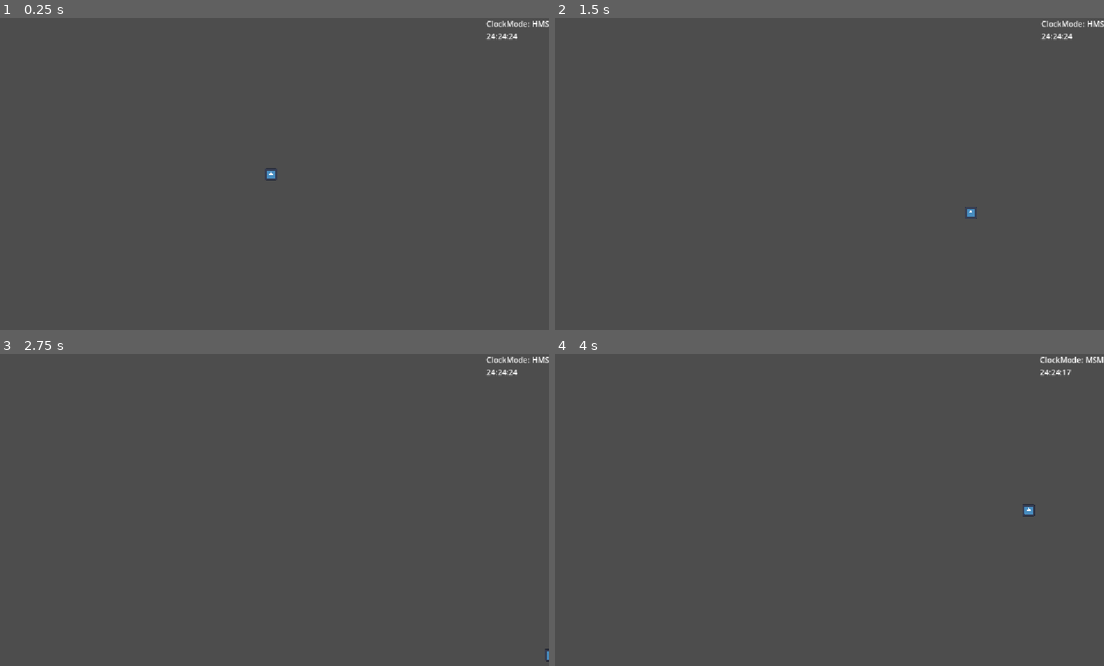
Above: before the commit, frames 1-4 (two rows, left to right).
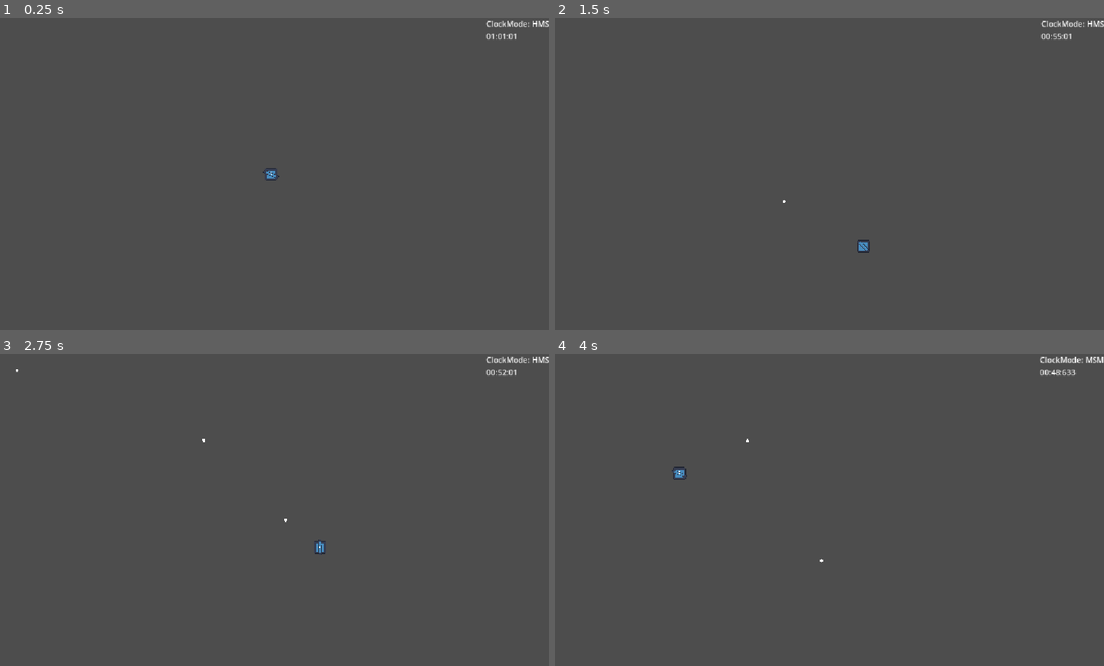
Above: after the commit, the same moments.

Repository: ThatRell/GMTKGameJam2026
Game: Godot game, scene res://main_rooms/test_room.tscn
The game is run twice, just before and just after one commit, with the same random seed, the same clock (stepped at 60 frames per second) and the same inputs. The engine's default icon, where the game draws it, is replaced by a stand-in: a white triangle on a blue panel in a dark square.
Inputs (mouse positions are in pixels of both pictures, inside the frame that each line leads up to):
- Up to frame 1 (0.25 s): no input
- Up to frame 2 (1.5 s): tap Enter at 0.5 s; move the mouse to (950, 158) at 0.52 s; press the mouse at (950, 158) at 0.53 s; hold D (right) 0.53-1.28 s; right-click (950, 158) at 0.8 s; move the mouse to (714, 189) at 1.27 s; release the mouse at (714, 189) at 1.28 s; hold S (down) from 1.28 s (still down); right-click (714, 189) at 1.35 s
- Up to frame 3 (2.75 s): click (159, 525) at 1.55 s; move the mouse to (323, 441) at 2.02 s; release S (down) at 2.03 s; press the mouse at (323, 441) at 2.03 s; hold D (right) from 2.03 s (still down); right-click (323, 441) at 2.3 s
- Up to frame 4 (4 s): move the mouse to (796, 572) at 2.77 s; release D (right) at 2.78 s; release the mouse at (796, 572) at 2.78 s; hold W (up) 2.78-3.53 s; tap C (test) at 2.85 s; click (796, 572) at 3.05 s; move the mouse to (994, 556) at 3.52 s; hold A (left) from 3.53 s (still down); tap V (test2) at 3.6 s; right-click (994, 556) at 3.8 s

The runs differ from the first frame. In frame 1, less than 0.1% of the frame differs, in the area x 47-95%, y 4-52%; in frame 2, 0.2%; in frame 3, 0.1%; in frame 4, 0.2%, in the area x 21-95%, y 4-67%.

Commit message:
first part of day 1, lots of goodies

Diff:
--- /dev/null
+++ b/autoloads/scene_loader.gd
@@ -0,0 +1,25 @@
+extends Node
+
+signal load_finished
+
+const MAIN_SCENES: Dictionary[String, StringName] = {
+	"MainMenu": "uid://pxed7d8fqi64",
+	"TestRoom": "uid://d2f6ud5xxium0",
+}
+
+var loading_screen: PackedScene = preload("uid://77ubabpor8gs")
+
+
+func load_scene(scene_name: String) -> void:
+	var scene_uid: String = MAIN_SCENES.get(scene_name)
+	assert(scene_uid)
+
+	var new_load_screen: CanvasLayer = loading_screen.instantiate()
+	add_child(new_load_screen)
+	load_finished.connect(new_load_screen._on_load_finished)
+
+	await new_load_screen.loading_screen_ready
+
+	var scene: PackedScene = load(scene_uid)
+	get_tree().change_scene_to_packed(scene)
+	load_finished.emit()
--- a/autoloads/signal_bus.gd
+++ b/autoloads/signal_bus.gd
@@ -4,3 +4,7 @@
 
 # Scene Navigation
 signal on_trigger_player_spawn
+
+# Bullet Handling
+signal on_player_bullet_shot
+signal on_enemy_bullet_shot
--- a/autoloads/time_manager.gd
+++ b/autoloads/time_manager.gd
@@ -2,14 +2,34 @@
 
 signal updated
 
-var a: int = 24
-var b: int = 24
-var c: int = 24
+var a: int = 1
+var b: int = 1
+var c: int = 1
 
 var clock_mode := Utility.ClockMode.HMS
 var is_paused: bool = true
 
 var _accumulator: float = 0.0
+
+
+func set_clock(slot_a: int, slot_b: int, slot_c: int) -> void:
+	a = slot_a
+	b = slot_b
+	c = slot_c
+	clamp_clock()
+
+	_accumulator = 0.0
+	updated.emit()
+
+
+func clamp_clock() -> void:
+	a = max(a, 0)
+	b = clampi(b, 0, 59)
+
+	if clock_mode == Utility.ClockMode.HMS:
+		c = clampi(c, 0, 59)
+	else:
+		c = clampi(c, 0, 999)
 
 
 func toggle_clock_mode() -> void:
@@ -36,41 +56,98 @@
 		Utility.ClockMode.HMS:
 			while _accumulator >= 1.0:
 				_accumulator -= 1.0
-				_decrement_time()
-				updated.emit()
+				subtract_from_slot(Utility.TimeSlot.C, 1)
 
 		Utility.ClockMode.MSM:
 			while _accumulator >= 0.001:
 				_accumulator -= 0.001
-				_decrement_time()
-				updated.emit()
+				subtract_from_slot(Utility.TimeSlot.C, 1)
+
+	if a == 0 and b == 0 and c == 0:
+		on_clock_finish()
 
 
-func _decrement_time() -> void:
-	if a == 0 and b == 0 and c == 0:
-		on_clock_finish()
+# decreasing time for a slot
+func subtract_from_slot(slot: int, amount: int) -> void:
+	if amount < 0:
 		return
 
-	c -= 1
+	match slot:
+		Utility.TimeSlot.A:
+			a = max(a - amount, 0)
 
-	if c < 0:
-		if clock_mode == Utility.ClockMode.HMS:
-			c = 59
-		else:
-			c = 999
-		b -= 1
+		Utility.TimeSlot.B:
+			while amount > 0:
+				if b >= amount:
+					b -= amount
+					amount = 0
+				else:
+					amount -= b
+					b = 0
+					if amount > 0:
+						if a > 0:
+							a -= 1
+							b = 59
+							amount -= 1
+						else:
+							break
 
-	if b < 0:
-		b = 59
-		a -= 1
+		Utility.TimeSlot.C:
+			var max_c = 59 if clock_mode == Utility.ClockMode.HMS else 999
+			while amount > 0:
+				if c >= amount:
+					c -= amount
+					amount = 0
+				else:
+					amount -= c
+					c = 0
+					if amount > 0:
+						if b > 0:
+							b -= 1
+							c = max_c
+							amount -= 1
+						elif a > 0:
+							a -= 1
+							b = 59
+							c = max_c
+							amount -= 1
+						else:
+							break
 
-	if a < 0:
-		a = 0
-		b = 0
-		c = 0
+	updated.emit()
 
 
-# add decreasing for a specfiic slot
+# adding time to a slot
+func add_to_slot(slot: int, amount: int) -> void:
+	if amount < 0:
+		return
+
+	match slot:
+		Utility.TimeSlot.A:
+			a += amount
+		Utility.TimeSlot.B:
+			b += amount
+			check_b_overflow()
+		Utility.TimeSlot.C:
+			var b_units: int
+			if clock_mode == Utility.ClockMode.HMS:
+				b_units = (c + amount) / 60
+				b += b_units
+				check_b_overflow()
+				c = (c + amount) % 60
+			else:
+				b_units = (c + amount) / 1000
+				b += b_units
+				check_b_overflow()
+				c = (c + amount) % 1000
+
+	updated.emit()
+
+
+func check_b_overflow() -> void:
+	var a_units: int = b / 60
+	a += a_units
+	b %= 60
 
 
 func on_clock_finish() -> void:
@@ -78,7 +155,7 @@
 	is_paused = true
 	# death animation or something here
 	# await
-	#SceneChanger.gameover screen
+	# outer wilds reset
 
 
 func get_display_string() -> String:
--- /dev/null
+++ b/components/attack_manager.gd
@@ -0,0 +1,39 @@
+class_name AttackManager
+extends Node2D
+
+# in the near future, create a spell to bullet mapping
+# so that ur bullet scene changes based on what spell u have
+const BASIC_BULLET_SCENE: PackedScene = preload("uid://j73g7i2mwhrn")
+
+var shot_cooldown: float = 1 # depends on age + spell type
+var shoot_windup: float = 0.0 # depends on age + spell type
+var can_shoot: bool = true
+
+@onready var rotation_offset: Node2D = %RotationOffset
+@onready var shoot_position: Marker2D = %ShootPosition
+@onready var shot_timer: Timer = %ShotTimer
+
+
+func _ready() -> void:
+	shot_timer.wait_time = shot_cooldown
+
+
+func _physics_process(delta: float) -> void:
+	rotation_offset.global_rotation = lerp_angle(rotation_offset.global_rotation, (get_global_mouse_position() - global_position).angle(), 6.5 * delta)
+
+	if (Input.is_action_just_pressed("shoot") or Input.is_action_pressed("shoot")) and can_shoot:
+		can_shoot = false
+		# add windup here
+		shoot()
+		shot_timer.start()
+
+
+func shoot():
+	var new_bullet: BasicBullet = BASIC_BULLET_SCENE.instantiate()
+	new_bullet.global_position = shoot_position.global_position
+	new_bullet.global_rotation = shoot_position.global_rotation
+	SignalBus.on_player_bullet_shot.emit(new_bullet)
+
+
+func _on_shot_timer_timeout() -> void:
+	can_shoot = true
--- /dev/null
+++ b/components/attack_manager.tscn
@@ -0,0 +1,25 @@
+[gd_scene format=3 uid="uid://dwhas3i4omaok"]
+
+[ext_resource type="Texture2D" uid="uid://d3l5d5h431yp1" path="res://icon.svg" id="1_3nepp"]
+[ext_resource type="Script" uid="uid://dk8yb5mxwrve6" path="res://components/attack_manager.gd" id="1_305ex"]
+
+[node name="AttackManager" type="Node2D" unique_id=1484579424]
+script = ExtResource("1_305ex")
+
+[node name="RotationOffset" type="Node2D" parent="." unique_id=1329621498]
+unique_name_in_owner = true
+
+[node name="Sprite2D" type="Sprite2D" parent="RotationOffset" unique_id=1277624514]
+scale = Vector2(0.25, 0.05)
+texture = ExtResource("1_3nepp")
+
+[node name="ShootPosition" type="Marker2D" parent="RotationOffset/Sprite2D" unique_id=2087508443]
+unique_name_in_owner = true
+position = Vector2(60, 0)
+gizmo_extents = 729.3
+
+[node name="ShotTimer" type="Timer" parent="." unique_id=381992575]
+unique_name_in_owner = true
+one_shot = true
+
+[connection signal="timeout" from="ShotTimer" to="." method="_on_shot_timer_timeout"]
--- /dev/null
+++ b/components/enemy_bullet_pool.gd
@@ -0,0 +1,10 @@
+class_name EnemyBulletPool
+extends Node2D
+
+
+func _ready() -> void:
+	SignalBus.on_enemy_bullet_shot.connect(_add_bullet)
+
+
+func _add_bullet(bullet: BaseBullet) -> void:
+	add_child(bullet)
--- /dev/null
+++ b/components/enemy_bullet_pool.tscn
@@ -0,0 +1,6 @@
+[gd_scene format=3 uid="uid://1mvowum0j5e1"]
+
+[ext_resource type="Script" uid="uid://cin48n245hlp" path="res://components/enemy_bullet_pool.gd" id="1_3admf"]
+
+[node name="EnemyBulletPool" type="Node2D" unique_id=2081719712]
+script = ExtResource("1_3admf")
--- /dev/null
+++ b/components/health_component.gd
@@ -0,0 +1,24 @@
+class_name HealthComponent
+extends Node2D
+
+@export var max_health: float = 100.0
+
+var health: float
+var can_take_damage: bool = true
+
+
+func _ready() -> void:
+	health = max_health
+
+
+func damage(amount: float):
+	health -= amount
+
+	if health <= 0:
+		var parent = get_parent()
+		if parent is Player:
+			pass
+			# idk i can do something here maybe
+			# like a signal or something
+		else:
+			parent.queue_free()
--- /dev/null
+++ b/components/health_component.tscn
@@ -0,0 +1,6 @@
+[gd_scene format=3 uid="uid://u5anwlsvtvpb"]
+
+[ext_resource type="Script" uid="uid://cgw070gu25qv4" path="res://components/health_component.gd" id="1_t2tvt"]
+
+[node name="HealthComponent" type="Node2D" unique_id=1198804758]
+script = ExtResource("1_t2tvt")
--- /dev/null
+++ b/components/hitbox_component.gd
@@ -0,0 +1,9 @@
+class_name HitboxComponent
+extends Area2D
+
+@export var health_component: HealthComponent
+
+
+func damage(amount: float):
+	if health_component and health_component.can_take_damage:
+		health_component.damage(amount)
--- /dev/null
+++ b/components/hitbox_component.tscn
@@ -0,0 +1,6 @@
+[gd_scene format=3 uid="uid://dd5mfi7joi5vc"]
+
+[ext_resource type="Script" uid="uid://ccy1x0xkf8800" path="res://components/hitbox_component.gd" id="1_4kxk5"]
+
+[node name="HitboxComponent" type="Area2D" unique_id=1519969662]
+script = ExtResource("1_4kxk5")
--- /dev/null
+++ b/components/player_bullet_pool.gd
@@ -0,0 +1,10 @@
+class_name PlayerBulletPool
+extends Node2D
+
+
+func _ready() -> void:
+	SignalBus.on_player_bullet_shot.connect(_add_bullet)
+
+
+func _add_bullet(bullet: BaseBullet) -> void:
+	add_child(bullet)
--- /dev/null
+++ b/components/player_bullet_pool.tscn
@@ -0,0 +1,6 @@
+[gd_scene format=3 uid="uid://kr6mqujx286q"]
+
+[ext_resource type="Script" uid="uid://botnxevw7vu3w" path="res://components/player_bullet_pool.gd" id="1_kr3hq"]
+
+[node name="PlayerBulletPool" type="Node2D" unique_id=1262682872]
+script = ExtResource("1_kr3hq")
--- /dev/null
+++ b/main_rooms/main_menu.gd
@@ -0,0 +1,13 @@
+extends Node2D
+
+@export var initial_scene: StringName = &""
+
+@onready var play_button: Button = %PlayButton
+
+
+func _ready() -> void:
+	play_button.pressed.connect(_on_button_pressed)
+
+
+func _on_button_pressed() -> void:
+	SceneLoader.load_scene(initial_scene)
--- /dev/null
+++ b/main_rooms/main_menu.tscn
@@ -0,0 +1,24 @@
+[gd_scene format=3 uid="uid://pxed7d8fqi64"]
+
+[ext_resource type="Script" uid="uid://yvdcj6ylhb5p" path="res://main_rooms/main_menu.gd" id="1_yi1kh"]
+
+[node name="MainMenu" type="Node2D" unique_id=371475454]
+script = ExtResource("1_yi1kh")
+initial_scene = &"TestRoom"
+
+[node name="CanvasLayer" type="CanvasLayer" parent="." unique_id=1722611418]
+
+[node name="PlayButton" type="Button" parent="CanvasLayer" unique_id=1072927255]
+unique_name_in_owner = true
+anchors_preset = 8
+anchor_left = 0.5
+anchor_top = 0.5
+anchor_right = 0.5
+anchor_bottom = 0.5
+offset_left = -4.0
+offset_top = -4.0
+offset_right = 4.0
+offset_bottom = 4.0
+grow_horizontal = 2
+grow_vertical = 2
+text = "Start Game"
--- a/main_rooms/test_room.tscn
+++ b/main_rooms/test_room.tscn
@@ -1,9 +1,16 @@
 [gd_scene format=3 uid="uid://d2f6ud5xxium0"]
 
+[ext_resource type="PackedScene" uid="uid://bcxsg4tkn63fb" path="res://objects/camera/smooth_camera.tscn" id="1_1ln4m"]
 [ext_resource type="PackedScene" uid="uid://bodnisfjhbsp7" path="res://player/player.tscn" id="1_fbjtn"]
+[ext_resource type="PackedScene" uid="uid://kr6mqujx286q" path="res://components/player_bullet_pool.tscn" id="3_7gyj7"]
+[ext_resource type="PackedScene" uid="uid://1mvowum0j5e1" path="res://components/enemy_bullet_pool.tscn" id="4_wami1"]
 
 [node name="TestRoom" type="Node2D" unique_id=203962754]
 
-[node name="Camera2D" type="Camera2D" parent="." unique_id=2135204872]
+[node name="SmoothCamera" parent="." unique_id=469740578 instance=ExtResource("1_1ln4m")]
 
 [node name="Player" parent="." unique_id=832450570 instance=ExtResource("1_fbjtn")]
+
+[node name="PlayerBulletPool" parent="." unique_id=1262682872 instance=ExtResource("3_7gyj7")]
+
+[node name="EnemyBulletPool" parent="." unique_id=2081719712 instance=ExtResource("4_wami1")]
--- /dev/null
+++ b/objects/bullet/base_bullet.gd
@@ -0,0 +1,33 @@
+class_name BaseBullet
+extends Area2D
+
+var speed: float = 250.0
+var damage: float = 10.0
+var life_time: float = 10.0
+
+
+func _ready() -> void:
+	area_entered.connect(_on_area_entered)
+	body_entered.connect(_on_body_entered)
+	get_tree().create_timer(life_time).timeout.connect(_on_bullet_timeout)
+
+
+func _physics_process(delta: float) -> void:
+	global_position += Vector2.RIGHT.rotated(global_rotation) * speed * delta
+
+
+func _on_area_entered(area: Area2D) -> void:
+	if area is HitboxComponent:
+		var hitbox: HitboxComponent = area
+		hitbox.damage(damage)
+
+		queue_free()
+
+
+func _on_body_entered(body: Node2D) -> void:
+	queue_free()
+
+
+func _on_bullet_timeout() -> void:
+	#print("bullet memory freed")
+	queue_free()
--- /dev/null
+++ b/objects/bullet/basic_bullet.gd
@@ -0,0 +1,7 @@
+class_name BasicBullet
+extends BaseBullet
+
+# need to find a way to prevent the player
+# from getting shot by their own bullets
+
+# also when i make an enemy bullet, it'll also extend from basebullet
--- /dev/null
+++ b/objects/bullet/basic_bullet.tscn
@@ -0,0 +1,20 @@
+[gd_scene format=3 uid="uid://j73g7i2mwhrn"]
+
+[ext_resource type="Script" uid="uid://bqe8keudoe5jq" path="res://objects/bullet/basic_bullet.gd" id="1_um0d1"]
+[ext_resource type="Texture2D" uid="uid://bglan5l8au12a" path="res://assets/prototype/circle-64.png" id="1_w2yl2"]
+
+[sub_resource type="CircleShape2D" id="CircleShape2D_haq3y"]
+radius = 3.0
+
+[node name="BasicBullet" type="Area2D" unique_id=1949797857]
+collision_layer = 2
+collision_mask = 4
+script = ExtResource("1_um0d1")
+
+[node name="Sprite2D" type="Sprite2D" parent="." unique_id=754575849]
+z_index = -1
+scale = Vector2(0.1, 0.1)
+texture = ExtResource("1_w2yl2")
+
+[node name="CollisionShape2D" type="CollisionShape2D" parent="." unique_id=710756727]
+shape = SubResource("CircleShape2D_haq3y")
--- /dev/null
+++ b/objects/camera/smooth_camera.gd
@@ -0,0 +1,24 @@
+class_name SmoothCamera
+extends Camera2D
+
+const VIEWPORT_X_PERCENTAGE = 0.25
+const VIEWPORT_Y_PERCENTAGE = 0.15
+
+var desired_offset: Vector2
+var player: Player
+
+
+func _physics_process(delta: float) -> void:
+	if not player:
+		player = get_tree().get_first_node_in_group("player")
+		return
+
+	var world_view_size: Vector2 = get_viewport_rect().size / zoom
+	var mouse_offset: Vector2 = get_global_mouse_position() - global_position
+	var max_offset: Vector2 = world_view_size * Vector2(VIEWPORT_X_PERCENTAGE, VIEWPORT_Y_PERCENTAGE)
+
+	desired_offset = mouse_offset * 0.5
+	desired_offset.x = clamp(desired_offset.x, -max_offset.x, max_offset.x)
+	desired_offset.y = clamp(desired_offset.y, -max_offset.y, max_offset.y)
+
+	global_position = player.global_position + desired_offset
--- /dev/null
+++ b/objects/camera/smooth_camera.tscn
@@ -0,0 +1,8 @@
+[gd_scene format=3 uid="uid://bcxsg4tkn63fb"]
+
+[ext_resource type="Script" uid="uid://b4sjenuvp4hf0" path="res://objects/camera/smooth_camera.gd" id="1_2rat7"]
+
+[node name="SmoothCamera" type="Camera2D" unique_id=469740578]
+process_callback = 0
+position_smoothing_enabled = true
+script = ExtResource("1_2rat7")
--- a/player/player.gd
+++ b/player/player.gd
@@ -1,9 +1,31 @@
 class_name Player
 extends CharacterBody2D
 
-@export var speed: float = 400.0
+const MOVEMENT_ACCELERATION = 22.0
+
+@export var movement_speed: float = 400.0
+@export var dash_distance: float = 150.0
+@export var dash_duration: float = 0.1
+@export var dash_time_cost: int = 3
+@export var health_component: HealthComponent
 
 var can_move: bool = true
+var can_take_damage: bool = true
+
+var dash_direction: Vector2 = Vector2.ZERO
+var starting_dash_pos: Vector2 = Vector2.ZERO
+var final_dash_pos: Vector2 = Vector2.ZERO
+var dash_timer: float = 0.0
+#var can_dash: bool = true
+
+var position_hp_queue: Array[PositionHPInfo] = []
+#var recall_cooldown: float
+#var can_recall: bool = true
+
+# for the dash process and the recall
+# make sure player has abilities in data before checking any of that related stuff
+# scratch that, start doing the position_hp_queue early
+# it's like how ekko players hold onto their ult upgrade because its alr calculated before even unlocking
 
 
 func _ready() -> void:
@@ -14,23 +36,64 @@
 
 
 func _physics_process(delta: float) -> void:
-	get_input(delta)
+	if dash_timer > 0.0:
+		dash_logic(delta)
+	else:
+		movement_input(delta)
+
+
+	non_movement_input(delta)
 	move_and_slide()
 
 
-func get_input(delta: float) -> void:
+func movement_input(delta: float) -> void:
 	if not can_move:
 		velocity = Vector2.ZERO
 		return
 
+	var input_vector = Vector2(
+		Input.get_action_strength("right") - Input.get_action_strength("left"),
+		Input.get_action_strength("down") - Input.get_action_strength("up")
+	).normalized()
+
+	velocity = lerp(velocity, input_vector * movement_speed, MOVEMENT_ACCELERATION * delta)
+
+	if Input.is_action_just_pressed("dash"):
+		if input_vector != Vector2.ZERO:
+			dash(input_vector) # based on player input
+		elif velocity.length() > 0.1:
+			dash(velocity.normalized()) # else default on if there's velocity in a direction
+
+
+func non_movement_input(delta: float) -> void:
 	if Input.is_action_just_pressed("test"):
 		TimeManager.toggle_clock_mode()
 
 	if Input.is_action_just_pressed("test2"):
 		TimeManager.is_paused = false
 
-	var input_direction: Vector2 = Input.get_vector("left", "right", "up", "down")
-	velocity = input_direction * speed
+
+func dash(direction: Vector2) -> void:
+	dash_direction = direction
+	dash_timer = dash_duration
+	starting_dash_pos = global_position
+	final_dash_pos = global_position + (dash_direction * dash_distance)
+	can_take_damage = false
+	TimeManager.subtract_from_slot(Utility.TimeSlot.B, dash_time_cost)
+
+
+func dash_logic(delta: float) -> void:
+	var dash_progress = 1.0 - (dash_timer / dash_duration)
+	dash_progress = clamp(dash_progress, 0.0, 1.0)
+	global_position = lerp(starting_dash_pos, final_dash_pos, dash_progress)
+
+	# velocity should be max during and after the dash
+	velocity = dash_direction * movement_speed
+
+	dash_timer -= delta
+	if dash_timer <= 0.0:
+		dash_direction = Vector2.ZERO
+		can_take_damage = true # probably want to add some frames after the dash where u cant take damage
 
 
 func _on_spawn(spawn_position: Vector2, spawn_direction: String) -> void:
--- a/player/player.tscn
+++ b/player/player.tscn
@@ -2,15 +2,38 @@
 
 [ext_resource type="Texture2D" uid="uid://d3l5d5h431yp1" path="res://icon.svg" id="1_oul6g"]
 [ext_resource type="Script" uid="uid://2yam34vrv32v" path="res://player/player.gd" id="1_rkbax"]
+[ext_resource type="PackedScene" uid="uid://u5anwlsvtvpb" path="res://components/health_component.tscn" id="3_yw30f"]
+[ext_resource type="PackedScene" uid="uid://dd5mfi7joi5vc" path="res://components/hitbox_component.tscn" id="4_qjkh3"]
+[ext_resource type="PackedScene" uid="uid://dwhas3i4omaok" path="res://components/attack_manager.tscn" id="5_qjkh3"]
 
-[sub_resource type="CircleShape2D" id="CircleShape2D_r8nve"]
+[sub_resource type="RectangleShape2D" id="RectangleShape2D_yi1kh"]
+size = Vector2(15, 10)
 
-[node name="Player" type="CharacterBody2D" unique_id=832450570 groups=["player"]]
+[node name="Player" type="CharacterBody2D" unique_id=832450570 node_paths=PackedStringArray("health_component") groups=["player"]]
+collision_mask = 48
 script = ExtResource("1_rkbax")
+health_component = NodePath("HealthComponent")
 
 [node name="Sprite2D" type="Sprite2D" parent="." unique_id=1180234751]
 scale = Vector2(0.2, 0.2)
 texture = ExtResource("1_oul6g")
 
 [node name="CollisionShape2D" type="CollisionShape2D" parent="." unique_id=1976585788]
-shape = SubResource("CircleShape2D_r8nve")
+position = Vector2(0, 7)
+shape = SubResource("RectangleShape2D_yi1kh")
+
+[node name="HealthComponent" parent="." unique_id=1198804758 instance=ExtResource("3_yw30f")]
+
+[node name="HitboxComponent" parent="." unique_id=1519969662 node_paths=PackedStringArray("health_component") instance=ExtResource("4_qjkh3")]
+collision_mask = 12
+health_component = NodePath("../HealthComponent")
+
+[node name="CollisionShape2D" type="CollisionShape2D" parent="HitboxComponent" unique_id=1761860930]
+position = Vector2(0, 7)
+shape = SubResource("RectangleShape2D_yi1kh")
+
+[node name="AttackManager" parent="." unique_id=1484579424 instance=ExtResource("5_qjkh3")]
+
+[node name="DashCooldown" type="Timer" parent="." unique_id=281715418]
+
+[node name="RecallCooldown" type="Timer" parent="." unique_id=915136925]
--- a/project.godot
+++ b/project.godot
@@ -18,6 +18,7 @@
 [autoload]
 
 Global="*uid://5m7r1cd6qejv"
+SceneLoader="*uid://c5opsnruxreoe"
 TimeManager="*uid://nxj8hlowb6ng"
 Utility="*uid://0u3so34x6uv"
 SignalBus="*uid://da3lwf3jqyfjb"
@@ -39,7 +40,7 @@
 "events": [Object(InputEventMouseButton,"resource_local_to_scene":false,"resource_name":"","device":-1,"window_id":0,"a …(253 unchanged characters)…
 ]
 }
-dodge={
+dash={
 "deadzone": 0.2,
 "events": [Object(InputEventMouseButton,"resource_local_to_scene":false,"resource_name":"","device":-1,"window_id":0,"a …(253 unchanged characters)…
 ]
@@ -95,6 +96,15 @@
 ]
 }
 
+[layer_names]
+
+2d_physics/layer_1="Player"
+2d_physics/layer_2="Player Attacks"
+2d_physics/layer_3="Enemy"
+2d_physics/layer_4="Enemy Attacks"
+2d_physics/layer_5="Objects"
+2d_physics/layer_6="Terrain"
+
 [physics]
 
 3d/physics_engine="Jolt Physics"
--- /dev/null
+++ b/ui/loading/loading_screen.gd
@@ -0,0 +1,16 @@
+extends CanvasLayer
+
+signal loading_screen_ready
+
+@export var animation_player: AnimationPlayer
+
+
+func _ready() -> void:
+	await animation_player.animation_finished
+	loading_screen_ready.emit()
+
+
+func _on_load_finished() -> void:
+	animation_player.play_backwards("transition")
+	await animation_player.animation_finished
+	queue_free()
--- /dev/null
+++ b/ui/loading/loading_screen.tscn
@@ -0,0 +1,61 @@
+[gd_scene format=3 uid="uid://77ubabpor8gs"]
+
+[ext_resource type="Script" uid="uid://4xe4fory8i1s" path="res://ui/loading/loading_screen.gd" id="1_3con0"]
+
+[sub_resource type="StyleBoxFlat" id="StyleBoxFlat_r8nve"]
+bg_color = Color(0, 0, 0, 1)
+
+[sub_resource type="Animation" id="Animation_yqhdr"]
+length = 0.001
+tracks/0/type = "value"
+tracks/0/imported = false
+tracks/0/enabled = true
+tracks/0/path = NodePath("Panel:modulate")
+tracks/0/interp = 1
+tracks/0/loop_wrap = true
+tracks/0/keys = {
+"times": PackedFloat32Array(0),
+"transitions": PackedFloat32Array(1),
+"update": 0,
+"values": [Color(1, 1, 1, 0)]
+}
+
+[sub_resource type="Animation" id="Animation_3con0"]
+resource_name = "transition"
+length = 0.3
+tracks/0/type = "value"
+tracks/0/imported = false
+tracks/0/enabled = true
+tracks/0/path = NodePath("Panel:modulate")
+tracks/0/interp = 1
+tracks/0/loop_wrap = true
+tracks/0/keys = {
+"times": PackedFloat32Array(0, 0.3),
+"transitions": PackedFloat32Array(1, 1),
+"update": 0,
+"values": [Color(1, 1, 1, 0), Color(1, 1, 1, 1)]
+}
+
+[sub_resource type="AnimationLibrary" id="AnimationLibrary_butmh"]
+_data = {
+&"RESET": SubResource("Animation_yqhdr"),
+&"transition": SubResource("Animation_3con0")
+}
+
+[node name="LoadingScreen" type="CanvasLayer" unique_id=1341818625 node_paths=PackedStringArray("animation_player")]
+layer = 10
+script = ExtResource("1_3con0")
+animation_player = NodePath("AnimationPlayer")
+
+[node name="Panel" type="Panel" parent="." unique_id=993985667]
+modulate = Color(1, 1, 1, 0)
+anchors_preset = 15
+anchor_right = 1.0
+anchor_bottom = 1.0
+grow_horizontal = 2
+grow_vertical = 2
+theme_override_styles/panel = SubResource("StyleBoxFlat_r8nve")
+
+[node name="AnimationPlayer" type="AnimationPlayer" parent="." unique_id=591066125]
+libraries/ = SubResource("AnimationLibrary_butmh")
+autoplay = &"transition"
--- /dev/null
+++ b/util/position_hp_pair.gd
@@ -0,0 +1,9 @@
+class_name PositionHPInfo
+
+var position: Vector2
+var health: float
+
+
+func _init(pos: Vector2, hp: float):
+	position = pos
+	health = hp
Binary file added: assets/prototype/circle-64.png
Not shown, added: assets/prototype/circle-64.png.import
Not shown, added: autoloads/scene_loader.gd.uid
Not shown, added: components/attack_manager.gd.uid
Not shown, added: components/enemy_bullet_pool.gd.uid
Not shown, added: components/health_component.gd.uid
Not shown, added: components/hitbox_component.gd.uid
Not shown, added: components/player_bullet_pool.gd.uid
Not shown, added: export_presets.cfg
Not shown, added: main_rooms/main_menu.gd.uid
Not shown, added: objects/bullet/base_bullet.gd.uid
Not shown, added: objects/bullet/basic_bullet.gd.uid
(and 4 more such lines)
